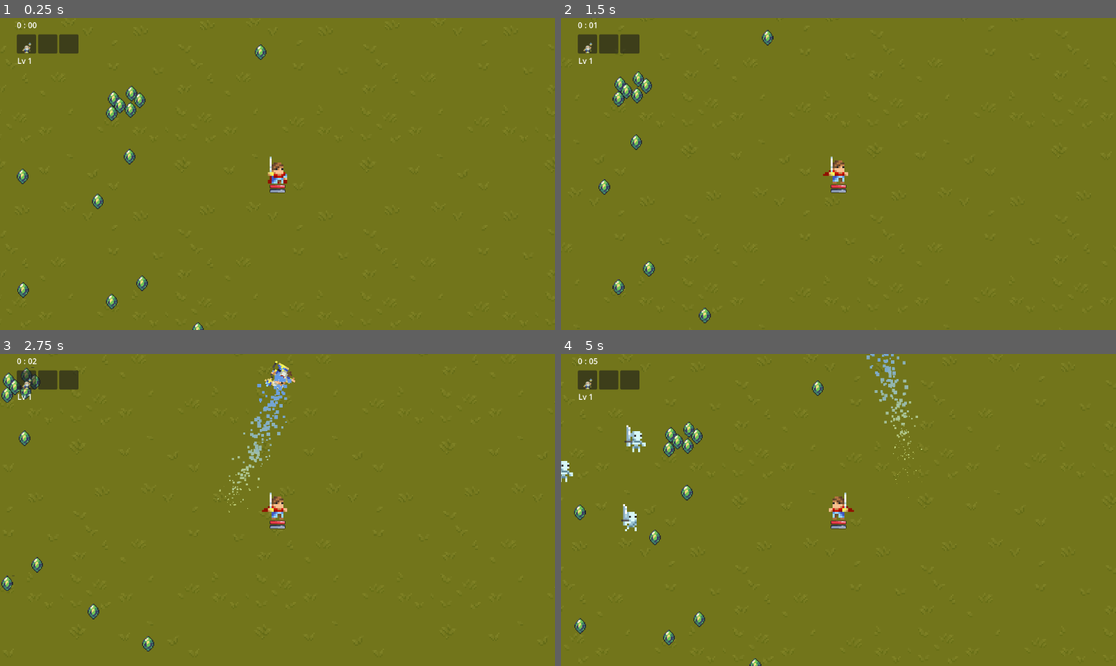
Above: before the commit, frames 1-4 (two rows, left to right).
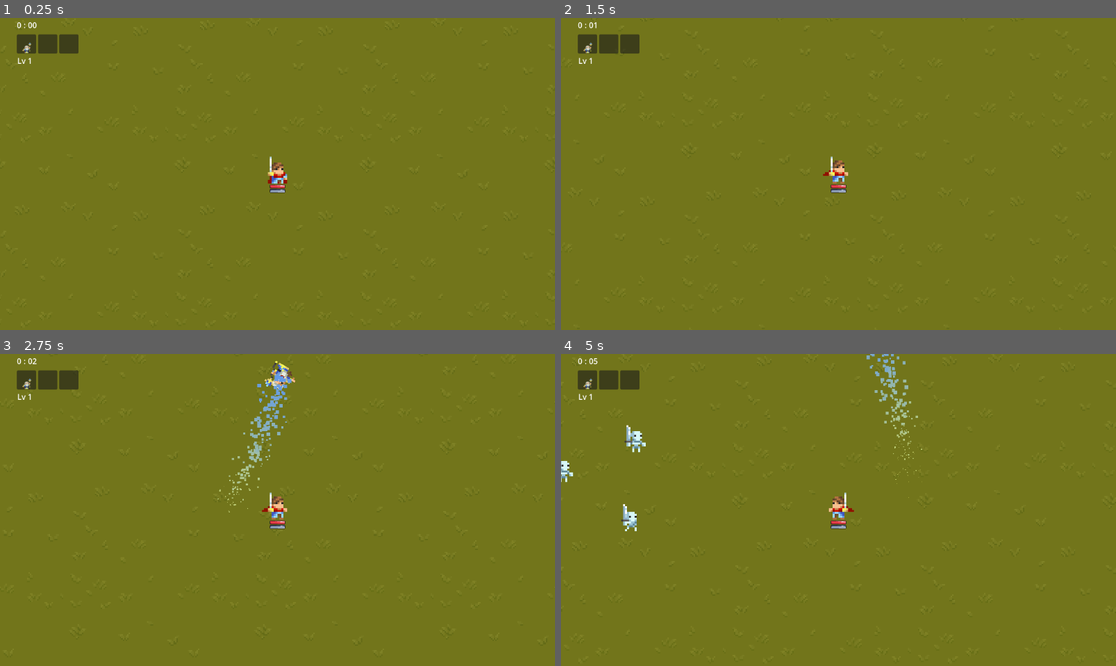
Above: after the commit, the same moments.

Repository: Infornographie/knighthood_survivor
Game: Godot game, scene res://scenes/test_scene.tscn
Two runs of this game, one before a commit and one after it. Both use one fixed random seed, a clock stepped at 60 frames per second and the inputs below.
Inputs (mouse positions are in pixels of both pictures, inside the frame that each line leads up to):
- Up to frame 1 (0.25 s): no input
- Up to frame 2 (1.5 s): tap Enter at 0.5 s; move the mouse to (960, 158) at 0.52 s; press the mouse at (960, 158) at 0.53 s; hold D (right) 0.53-1.28 s; move the mouse to (727, 189) at 1.27 s; release the mouse at (727, 189) at 1.28 s; hold S (down) from 1.28 s (still down); click (727, 189) at 1.35 s
- Up to frame 3 (2.75 s): move the mouse to (333, 441) at 2.02 s; release S (down) at 2.03 s; press the mouse at (333, 441) at 2.03 s; hold D (right) from 2.03 s (still down)
- Up to frame 4 (5 s): move the mouse to (810, 572) at 2.77 s; release D (right) at 2.78 s; release the mouse at (810, 572) at 2.78 s; hold W (up) 2.78-3.53 s; click (810, 572) at 2.85 s; move the mouse to (1005, 556) at 3.52 s; press the mouse at (1005, 556) at 3.53 s; hold A (left) from 3.53 s (still down); move the mouse to (672, 463) at 4.27 s; release the mouse at (672, 463) at 4.28 s; click (672, 463) at 4.35 s

The runs differ from the first frame. In frame 1, 0.9% of the frame differs, in the area x 3-49%, y 8-100%; in frame 2, 0.8%; in frame 3, 0.7%; in frame 4, 1.0%, in the area x 2-48%, y 8-100%.

Commit message:
Ongoing level ups
- enemies drop xp gems
- option menu to select level up (ongoing)

Diff:
--- a/project.godot
+++ b/project.godot
@@ -47,6 +47,11 @@
 "events": [Object(InputEventKey,"resource_local_to_scene":false,"resource_name":"","device":0,"window_id":0,"alt_presse …(189 unchanged characters)…
 ]
 }
+click={
+"deadzone": 0.2,
+"events": [Object(InputEventMouseButton,"resource_local_to_scene":false,"resource_name":"","device":-1,"window_id":0,"alt_pressed":false,"shift_pressed":false,"ctrl_pressed":false,"meta_pressed":false,"button_mask":0,"position":Vector2(0, 0),"global_position":Vector2(0, 0),"factor":1.0,"button_index":1,"canceled":false,"pressed":false,"double_click":false,"script":null)
+]
+}
 
 [physics]
 
--- a/resources/Enemies/ghost.tres
+++ b/resources/Enemies/ghost.tres
@@ -1,7 +1,10 @@
 [gd_resource type="Resource" script_class="Enemy" format=3 uid="uid://ds8f5ynj7xbxn"]
 
+[ext_resource type="Script" uid="uid://bjqtske7q3cm1" path="res://scenes/PickupResource.gd" id="1_8f1ss"]
 [ext_resource type="Script" uid="uid://b17e6tbcaps0l" path="res://scenes/EnemyType.gd" id="1_a52df"]
 [ext_resource type="Texture2D" uid="uid://d1x7drchsxu2" path="res://assets/MiniGhost.png" id="2_01x7c"]
+[ext_resource type="Resource" uid="uid://cpjndesu0jn2t" path="res://resources/Pickups/augmented_gem.tres" id="2_xoy27"]
+[ext_resource type="Resource" uid="uid://c0hgrovxqww7k" path="res://resources/Pickups/basic_gem.tres" id="3_sdwmh"]
 
 [sub_resource type="AtlasTexture" id="AtlasTexture_a52df"]
 atlas = ExtResource("2_01x7c")
@@ -132,4 +135,5 @@
 texture = SubResource("SpriteFrames_p5c5l")
 health = 3.0
 damage = 7.0
+drops = Array[ExtResource("1_8f1ss")]([ExtResource("2_xoy27"), ExtResource("3_sdwmh")])
 metadata/_custom_type_script = "uid://b17e6tbcaps0l"
--- a/resources/Enemies/skeleton.tres
+++ b/resources/Enemies/skeleton.tres
@@ -1,7 +1,9 @@
 [gd_resource type="Resource" script_class="Enemy" format=3 uid="uid://el3v1p570ohn"]
 
+[ext_resource type="Script" uid="uid://bjqtske7q3cm1" path="res://scenes/PickupResource.gd" id="1_6v3ng"]
 [ext_resource type="Script" uid="uid://b17e6tbcaps0l" path="res://scenes/EnemyType.gd" id="1_ghu5m"]
 [ext_resource type="Texture2D" uid="uid://creo6huf1tu0n" path="res://assets/MiniSkeleton.png" id="2_ghu5m"]
+[ext_resource type="Resource" uid="uid://c0hgrovxqww7k" path="res://resources/Pickups/basic_gem.tres" id="2_wounh"]
 
 [sub_resource type="AtlasTexture" id="AtlasTexture_6v3ng"]
 atlas = ExtResource("2_ghu5m")
@@ -138,4 +140,5 @@
 texture = SubResource("SpriteFrames_yvkqo")
 health = 2.0
 damage = 3.0
+drops = Array[ExtResource("1_6v3ng")]([ExtResource("2_wounh")])
 metadata/_custom_type_script = "uid://b17e6tbcaps0l"
--- a/resources/Enemies/zombie.tres
+++ b/resources/Enemies/zombie.tres
@@ -1,7 +1,10 @@
 [gd_resource type="Resource" script_class="Enemy" format=3 uid="uid://bf1mlcarqoe0i"]
 
+[ext_resource type="Script" uid="uid://bjqtske7q3cm1" path="res://scenes/PickupResource.gd" id="1_btbec"]
 [ext_resource type="Script" uid="uid://b17e6tbcaps0l" path="res://scenes/EnemyType.gd" id="1_wm7qs"]
+[ext_resource type="Resource" uid="uid://c0hgrovxqww7k" path="res://resources/Pickups/basic_gem.tres" id="2_pd72f"]
 [ext_resource type="Texture2D" uid="uid://shvhf6xk24dk" path="res://assets/MiniZombie.png" id="2_u5yx3"]
+[ext_resource type="Resource" uid="uid://cpjndesu0jn2t" path="res://resources/Pickups/augmented_gem.tres" id="3_cf0pa"]
 
 [sub_resource type="AtlasTexture" id="AtlasTexture_wm7qs"]
 atlas = ExtResource("2_u5yx3")
@@ -125,4 +128,5 @@
 texture = SubResource("SpriteFrames_hhbsu")
 health = 3.0
 damage = 5.0
+drops = Array[ExtResource("1_btbec")]([ExtResource("2_pd72f"), ExtResource("3_cf0pa")])
 metadata/_custom_type_script = "uid://b17e6tbcaps0l"
--- /dev/null
+++ b/resources/Pickups/augmented_gem.tres
@@ -0,0 +1,27 @@
+[gd_resource type="Resource" script_class="Gem" format=3 uid="uid://cpjndesu0jn2t"]
+
+[ext_resource type="Texture2D" uid="uid://bol3nil4nf4ps" path="res://assets/pixelquest16-july-2025-cave.png" id="1_l5o54"]
+[ext_resource type="Script" uid="uid://d27dcujggw3lj" path="res://scenes/gem.gd" id="2_y2oi6"]
+
+[sub_resource type="AtlasTexture" id="AtlasTexture_l5o54"]
+atlas = ExtResource("1_l5o54")
+region = Rect2(16, 16, 16, 16)
+
+[sub_resource type="SpriteFrames" id="SpriteFrames_ab50f"]
+animations = [{
+"frames": [{
+"duration": 1.0,
+"texture": SubResource("AtlasTexture_l5o54")
+}],
+"loop": true,
+"name": &"default",
+"speed": 5.0
+}]
+
+[resource]
+script = ExtResource("2_y2oi6")
+XP = 5.0
+title = "Simple Gem"
+icon = SubResource("SpriteFrames_ab50f")
+description = "Gains Experience Points."
+metadata/_custom_type_script = "uid://d27dcujggw3lj"
--- /dev/null
+++ b/resources/Pickups/powered_gem.tres
@@ -0,0 +1,27 @@
+[gd_resource type="Resource" script_class="Gem" format=3 uid="uid://bs4hcjygt8jtj"]
+
+[ext_resource type="Texture2D" uid="uid://bol3nil4nf4ps" path="res://assets/pixelquest16-july-2025-cave.png" id="1_i0tv6"]
+[ext_resource type="Script" uid="uid://d27dcujggw3lj" path="res://scenes/gem.gd" id="2_ef01d"]
+
+[sub_resource type="AtlasTexture" id="AtlasTexture_i0tv6"]
+atlas = ExtResource("1_i0tv6")
+region = Rect2(48, 16, 16, 16)
+
+[sub_resource type="SpriteFrames" id="SpriteFrames_ab50f"]
+animations = [{
+"frames": [{
+"duration": 1.0,
+"texture": SubResource("AtlasTexture_i0tv6")
+}],
+"loop": true,
+"name": &"default",
+"speed": 5.0
+}]
+
+[resource]
+script = ExtResource("2_ef01d")
+XP = 2.0
+title = "Simple Gem"
+icon = SubResource("SpriteFrames_ab50f")
+description = "Gains Experience Points."
+metadata/_custom_type_script = "uid://d27dcujggw3lj"
--- a/scenes/EnemyType.gd
+++ b/scenes/EnemyType.gd
@@ -6,3 +6,4 @@
 @export var texture : SpriteFrames
 @export var health : float
 @export var damage : float
+@export var drops : Array[Pickups]
--- a/scenes/enemy.gd
+++ b/scenes/enemy.gd
@@ -8,6 +8,8 @@
 var damage : float
 var knockback : Vector2
 var separation : float
+
+var drop = preload("res://scenes/pickups.tscn")
 
 var is_dead : bool
 var health : float:
@@ -24,6 +26,7 @@
 			tween.chain().tween_property($AnimatedSprite2D, "modulate:a", 1.0, 0.05)
 			tween.chain().tween_property($AnimatedSprite2D, "modulate:a", 0.0, 0.1)
 			await tween.finished
+			drop_item()
 			queue_free()
 
 var elite : bool = false:
@@ -91,5 +94,19 @@
 	damage_popup(amount)
 	health -= amount
 
+func drop_item():
+	if type.drops.size() == 0:
+		return
+
+	var item = type.drops.pick_random()
+
+	var item_to_drop = drop.instantiate()
+
+	item_to_drop.type = item
+	item_to_drop.position = position
+	item_to_drop.player_reference = player_reference
+
+	get_tree().current_scene.call_deferred("add_child", item_to_drop)
+
 func _ready():
 	add_to_group("Enemy")
--- /dev/null
+++ b/scenes/option_slot.gd
@@ -0,0 +1,13 @@
+extends TextureButton
+
+@export var weapon : Weapon:
+	set(value):
+		weapon = value
+		texture_normal = value.texture.get_frame_texture("default", 0)
+		$Label.text = "Lv. " + str(weapon.level + 1)
+
+
+func _on_gui_input(event: InputEvent):
+	if event.is_action_pressed("click") and weapon:
+		print(weapon.title)
+		get_parent().close_option()
--- /dev/null
+++ b/scenes/option_slot.tscn
@@ -0,0 +1,60 @@
+[gd_scene format=3 uid="uid://blrwh5sjsfwfs"]
+
+[ext_resource type="Script" uid="uid://duvo3g27bxl1g" path="res://scenes/option_slot.gd" id="1_cxwls"]
+[ext_resource type="PackedScene" uid="uid://c2svkfouvwhc0" path="res://scenes/projectile.tscn" id="2_bux6k"]
+[ext_resource type="Texture2D" uid="uid://dc7y027f3kj5u" path="res://assets/icon49.png" id="2_je35h"]
+[ext_resource type="Script" uid="uid://qkovau6duveb" path="res://scenes/weapon.gd" id="3_11gh2"]
+
+[sub_resource type="PlaceholderTexture2D" id="PlaceholderTexture2D_bux6k"]
+
+[sub_resource type="SpriteFrames" id="SpriteFrames_bux6k"]
+
+[sub_resource type="Resource" id="Resource_jaonc"]
+script = ExtResource("3_11gh2")
+texture = SubResource("SpriteFrames_bux6k")
+metadata/_custom_type_script = "uid://qkovau6duveb"
+
+[node name="OptionSlot" type="TextureButton" unique_id=1273331742]
+custom_minimum_size = Vector2(315, 40)
+offset_right = 40.0
+offset_bottom = 40.0
+mouse_filter = 1
+texture_normal = SubResource("PlaceholderTexture2D_bux6k")
+ignore_texture_size = true
+stretch_mode = 4
+script = ExtResource("1_cxwls")
+weapon = SubResource("Resource_jaonc")
+
+[node name="Label" type="Label" parent="." unique_id=710289762]
+layout_mode = 0
+offset_left = 47.0
+offset_top = 8.0
+offset_right = 87.0
+offset_bottom = 31.0
+theme_override_colors/font_shadow_color = Color(0, 0, 0, 1)
+theme_override_colors/font_outline_color = Color(0, 0, 0, 1)
+text = "Lv. 2"
+
+[node name="Description" type="Label" parent="." unique_id=2079249543]
+layout_mode = 0
+offset_left = 89.0
+offset_top = 9.0
+offset_right = 292.0
+offset_bottom = 32.0
+theme_override_colors/font_shadow_color = Color(0, 0, 0, 1)
+theme_override_colors/font_outline_color = Color(0, 0, 0, 1)
+text = "description text"
+horizontal_alignment = 1
+vertical_alignment = 1
+
+[node name="NinePatchRect" type="NinePatchRect" parent="." unique_id=1871636574]
+show_behind_parent = true
+texture_filter = 1
+custom_minimum_size = Vector2(315, 40)
+layout_mode = 0
+offset_right = 41.0
+offset_bottom = 40.0
+texture = ExtResource("2_je35h")
+region_rect = Rect2(7.992711, 7.9917173, 16.040611, 16.04419)
+
+[connection signal="gui_input" from="." to="." method="_on_gui_input"]
--- /dev/null
+++ b/scenes/options.gd
@@ -0,0 +1,18 @@
+extends VBoxContainer
+
+@export var weapons : HBoxContainer
+var OptionSlot = preload("res://scenes/option_slot.tscn")
+
+func _ready():
+	hide()
+
+func close_option():
+	hide()
+	get_tree().paused = false
+
+func show_option():
+	var option_slot = OptionSlot.instantiate()
+	add_child(option_slot)
+
+	show()
+	get_tree().paused = true
--- a/scenes/player.gd
+++ b/scenes/player.gd
@@ -19,6 +19,7 @@
 	set(value):
 		level = value
 		%Level.text = "Lv. " + str(value)
+		%Options.show_option()
 
 		if level >= 3:
 			%XP.max_value = 20
--- a/scenes/player.tscn
+++ b/scenes/player.tscn
@@ -5,6 +5,7 @@
 [ext_resource type="Texture2D" uid="uid://bd7oaqaol8y3c" path="res://assets/MiniPrinceMan.png" id="2_g2els"]
 [ext_resource type="Resource" uid="uid://ds0yqf4birlt4" path="res://resources/Weapons/magician.tres" id="3_qlg0r"]
 [ext_resource type="Texture2D" uid="uid://to84khjtqvye" path="res://assets/progress bar medium rounded under.png" id="4_smehm"]
+[ext_resource type="Script" uid="uid://caouo6uwakt1c" path="res://scenes/options.gd" id="4_ur7pv"]
 [ext_resource type="Texture2D" uid="uid://drnrdsorfde5q" path="res://assets/progress bar medium rounded over.png" id="5_ur7pv"]
 [ext_resource type="Texture2D" uid="uid://u0fhtdtoiumt" path="res://assets/progress bar medium rounded progress green.png" id="6_y4r1p"]
 [ext_resource type="Texture2D" uid="uid://ncjy4my4l2h6" path="res://assets/progress bar medium rounded progress red.png" id="8_d2wvv"]
@@ -133,6 +134,24 @@
 
 [node name="Slot3" parent="UI/Weapons" unique_id=509076158 instance=ExtResource("2_dqkch")]
 layout_mode = 2
+
+[node name="Options" type="VBoxContainer" parent="UI" unique_id=836740724]
+unique_name_in_owner = true
+process_mode = 3
+anchors_preset = 8
+anchor_left = 0.5
+anchor_top = 0.5
+anchor_right = 0.5
+anchor_bottom = 0.5
+offset_left = -20.0
+offset_top = -20.0
+offset_right = 20.0
+offset_bottom = 20.0
+grow_horizontal = 2
+grow_vertical = 2
+size_flags_horizontal = 4
+size_flags_vertical = 4
+script = ExtResource("4_ur7pv")
 
 [node name="AnimatedSprite2D" type="AnimatedSprite2D" parent="." unique_id=545240800]
 texture_filter = 1
--- a/scenes/test_scene.tscn
+++ b/scenes/test_scene.tscn
@@ -4,8 +4,6 @@
 [ext_resource type="PackedScene" uid="uid://c312ic8nhrlf" path="res://scenes/spawner.tscn" id="1_j8ivh"]
 [ext_resource type="Texture2D" uid="uid://cuae4ahsb1yyd" path="res://assets/TX Tileset Grass.png" id="1_nd71p"]
 [ext_resource type="Texture2D" uid="uid://cn88hfye137fp" path="res://assets/TX Props.png" id="2_7ddre"]
-[ext_resource type="PackedScene" uid="uid://cahjwl8rtmdxd" path="res://scenes/pickups.tscn" id="5_3qnke"]
-[ext_resource type="Resource" uid="uid://c0hgrovxqww7k" path="res://resources/Pickups/basic_gem.tres" id="6_wtsjf"]
 
 [sub_resource type="TileSetAtlasSource" id="TileSetAtlasSource_7ddre"]
 texture = ExtResource("1_nd71p")
@@ -651,93 +649,3 @@
 
 [node name="Player" parent="." unique_id=1921260050 instance=ExtResource("1_g7g4h")]
 position = Vector2(557, 296)
-
-[node name="Pickups" parent="." unique_id=924121439 node_paths=PackedStringArray("player_reference") instance=ExtResource("5_3qnke")]
-position = Vector2(271, 143)
-collision_layer = 4
-type = ExtResource("6_wtsjf")
-player_reference = NodePath("../Player")
-
-[node name="Pickups2" parent="." unique_id=72288837 node_paths=PackedStringArray("player_reference") instance=ExtResource("5_3qnke")]
-position = Vector2(252, 163)
-collision_layer = 4
-type = ExtResource("6_wtsjf")
-player_reference = NodePath("../Player")
-
-[node name="Pickups3" parent="." unique_id=2073901180 node_paths=PackedStringArray("player_reference") instance=ExtResource("5_3qnke")]
-position = Vector2(217, 140)
-collision_layer = 4
-type = ExtResource("6_wtsjf")
-player_reference = NodePath("../Player")
-
-[node name="Pickups4" parent="." unique_id=837989275 node_paths=PackedStringArray("player_reference") instance=ExtResource("5_3qnke")]
-position = Vector2(254, 129)
-collision_layer = 4
-type = ExtResource("6_wtsjf")
-player_reference = NodePath("../Player")
-
-[node name="Pickups5" parent="." unique_id=1624502781 node_paths=PackedStringArray("player_reference") instance=ExtResource("5_3qnke")]
-position = Vector2(230, 154)
-collision_layer = 4
-type = ExtResource("6_wtsjf")
-player_reference = NodePath("../Player")
-
-[node name="Pickups6" parent="." unique_id=1926097761 node_paths=PackedStringArray("player_reference") instance=ExtResource("5_3qnke")]
-position = Vector2(29, 537)
-collision_layer = 4
-type = ExtResource("6_wtsjf")
-player_reference = NodePath("../Player")
-
-[node name="Pickups7" parent="." unique_id=876382602 node_paths=PackedStringArray("player_reference") instance=ExtResource("5_3qnke")]
-position = Vector2(276, 523)
-collision_layer = 4
-type = ExtResource("6_wtsjf")
-player_reference = NodePath("../Player")
-
-[node name="Pickups8" parent="." unique_id=784682858 node_paths=PackedStringArray("player_reference") instance=ExtResource("5_3qnke")]
-position = Vector2(506, 687)
-collision_layer = 4
-type = ExtResource("6_wtsjf")
-player_reference = NodePath("../Player")
-
-[node name="Pickups9" parent="." unique_id=969410685 node_paths=PackedStringArray("player_reference") instance=ExtResource("5_3qnke")]
-position = Vector2(392, 620)
-collision_layer = 4
-type = ExtResource("6_wtsjf")
-player_reference = NodePath("../Player")
-
-[node name="Pickups10" parent="." unique_id=1575313439 node_paths=PackedStringArray("player_reference") instance=ExtResource("5_3qnke")]
-position = Vector2(213, 561)
-collision_layer = 4
-type = ExtResource("6_wtsjf")
-player_reference = NodePath("../Player")
-
-[node name="Pickups11" parent="." unique_id=820118197 node_paths=PackedStringArray("player_reference") instance=ExtResource("5_3qnke")]
-position = Vector2(28, 301)
-collision_layer = 4
-type = ExtResource("6_wtsjf")
-player_reference = NodePath("../Player")
-
-[node name="Pickups12" parent="." unique_id=1001731844 node_paths=PackedStringArray("player_reference") instance=ExtResource("5_3qnke")]
-position = Vector2(250, 260)
-collision_layer = 4
-type = ExtResource("6_wtsjf")
-player_reference = NodePath("../Player")
-
-[node name="Pickups13" parent="." unique_id=1782280325 node_paths=PackedStringArray("player_reference") instance=ExtResource("5_3qnke")]
-position = Vector2(184, 353)
-collision_layer = 4
-type = ExtResource("6_wtsjf")
-player_reference = NodePath("../Player")
-
-[node name="Pickups14" parent="." unique_id=2075879427 node_paths=PackedStringArray("player_reference") instance=ExtResource("5_3qnke")]
-position = Vector2(522, 43)
-collision_layer = 4
-type = ExtResource("6_wtsjf")
-player_reference = NodePath("../Player")
-
-[node name="Pickups15" parent="." unique_id=403796044 node_paths=PackedStringArray("player_reference") instance=ExtResource("5_3qnke")]
-position = Vector2(213, 170)
-collision_layer = 4
-type = ExtResource("6_wtsjf")
-player_reference = NodePath("../Player")
--- a/scenes/weapon.gd
+++ b/scenes/weapon.gd
@@ -3,6 +3,8 @@
 
 @export var title : String
 @export var texture : SpriteFrames
+
+@export var level : int = 0
 
 @export var damage : float
 @export var cooldown : float
Binary file added: assets/icon49.png
Not shown, added: assets/icon49.png.import
Not shown, added: scenes/option_slot.gd.uid
Not shown, added: scenes/options.gd.uid
